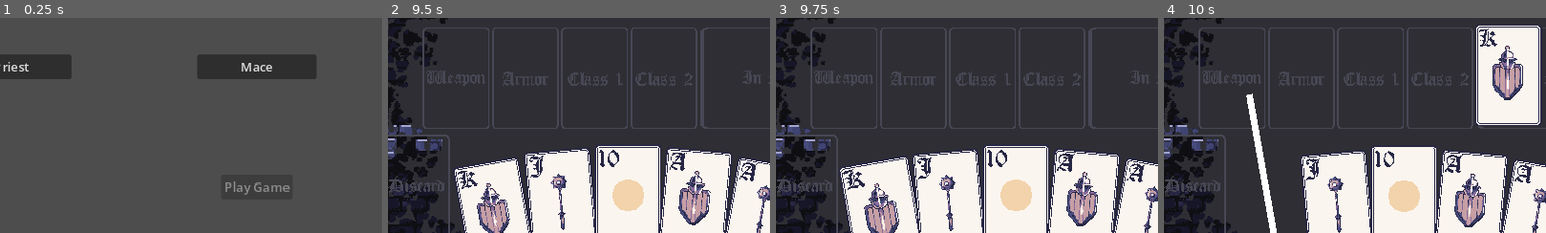
Above: before the commit, frames 1-4 (left to right).
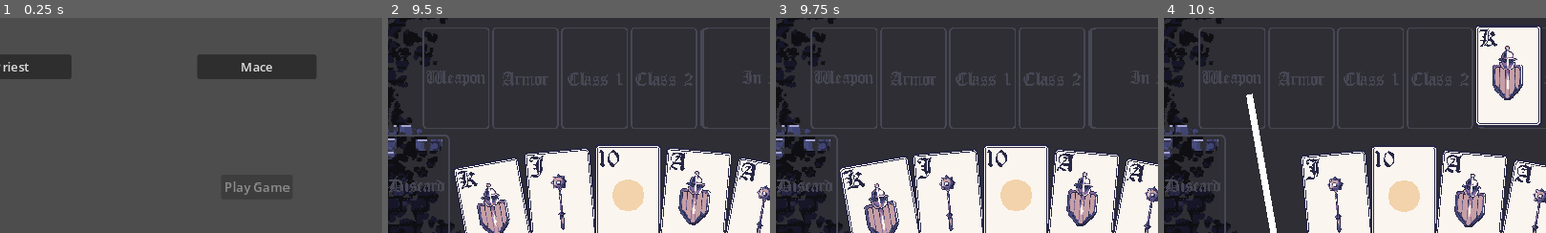
Above: after the commit, the same moments.

Repository: grahamcr4cker/PracticeCards
Game: Godot game, scene res://main_menu.tscn
The game is run twice, just before and just after one commit, with the same random seed, the same clock (stepped at 60 frames per second) and the same inputs.
Inputs (mouse positions are % of the whole screen's width and height, from its top left):
- Up to frame 1 (0.25 s): no input
- Up to frame 2 (9.5 s): click "Thief" at 0.5 s; click "Priest" at 1.25 s; click "Longblade" at 2 s; click "Mace" at 2.75 s; click "Heavy Armor" at 3.5 s; click "Play Game" at 4.25 s; click "Attack" at 5 s; click "Pass Turn" at 5.75 s; click "Pass Turn" at 6.5 s; click "Pass Turn" at 7.25 s; click "Attack" at 8 s; click "Attack" at 8.75 s
- Up to frame 3 (9.75 s): move the mouse to (30, 92) at 9.52 s; click (30, 92) at 9.6 s
- Up to frame 4 (10 s): no input
The pictures show only the part of the screen within x 16-66%, y 47-97%; the shares and areas given below are measured in that part.

Frames 1-3 are identical in both runs. In frame 4, 0.2% of the frame differs, in the area x 82-98%, y 3-51%.

Commit message:
Warrior + Light armor cards

Diff:
--- a/PlayableCard.tscn
+++ b/PlayableCard.tscn
@@ -193,7 +193,7 @@
 material = ExtResource("1_iqj45")
 position = Vector2(1.24529, 1.26606)
 texture = ExtResource("1_il4xp")
-offset = Vector2(0, -5)
+offset = Vector2(0, -4.7486)
 script = ExtResource("2_sp0tm")
 
 [node name="Animation Player" type="AnimationPlayer" parent="."]
Binary file added: assets/Card Art/armor/warrior/lions/10_lions.png
Not shown, added: assets/Card Art/armor/warrior/lions/10_lions.png.import
Binary file added: assets/Card Art/armor/warrior/lions/2_lions.png
Not shown, added: assets/Card Art/armor/warrior/lions/2_lions.png.import
Binary file added: assets/Card Art/armor/warrior/lions/3_lions.png
Not shown, added: assets/Card Art/armor/warrior/lions/3_lions.png.import
Binary file added: assets/Card Art/armor/warrior/lions/4_lions.png
Not shown, added: assets/Card Art/armor/warrior/lions/4_lions.png.import
Binary file added: assets/Card Art/armor/warrior/lions/5_lions.png
Not shown, added: assets/Card Art/armor/warrior/lions/5_lions.png.import
Binary file added: assets/Card Art/armor/warrior/lions/6_lions.png
Not shown, added: assets/Card Art/armor/warrior/lions/6_lions.png.import
(and 130 more such lines)
